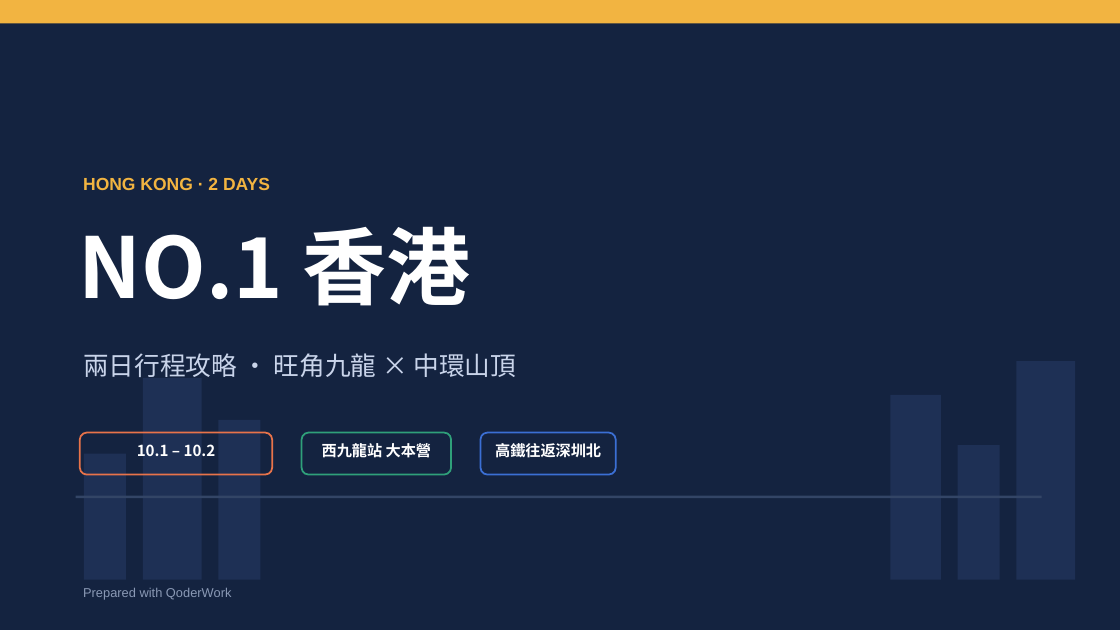
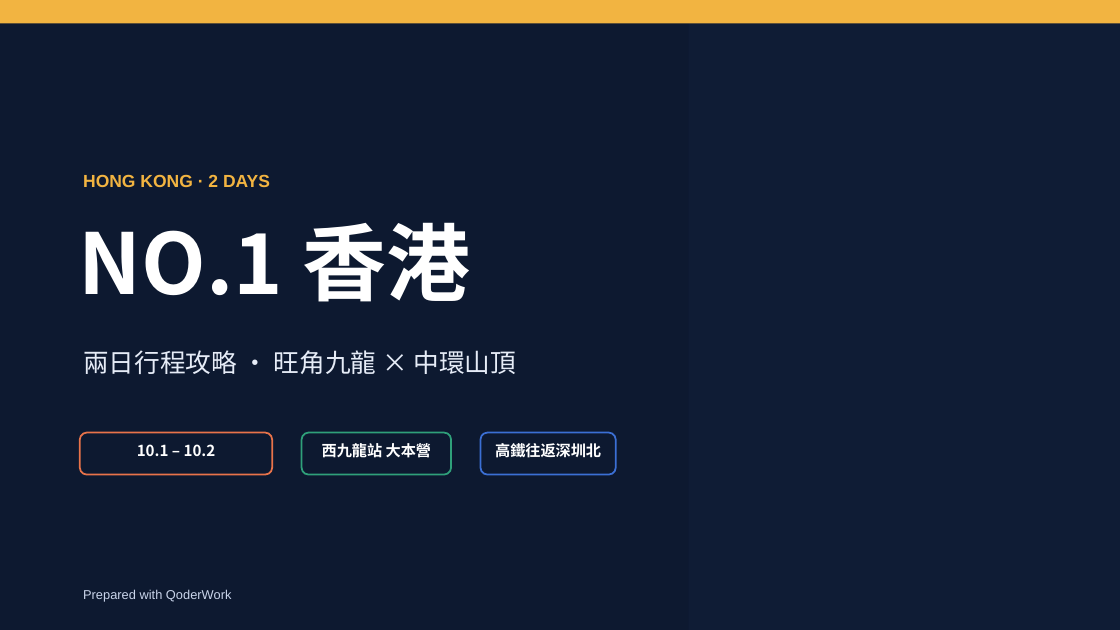
Before and after one commit to tingyuwang888/ai-workspace, a slide deck: slide 1 of 日常/2026-09-29/NO.1香港攻略_10.1-10.2.pptx. Drawn at 1120x630 pixels with LibreOffice and Linux fonts; fonts in the diff are those of the drawing; background and template pictures are left out; a plain dark background stands for a picture behind light text. Boxes give left, top, right and bottom in pixels: in the first picture for what was removed or moved away, otherwise in the second. Text is boxed around its words. In the diff, an @@ line names an element or a change of style, - is before the commit and + after.

Commit message:
[2026-09-29] 日常 - 香港攻略PPT封面改维港夜景照片背景

```diff
--- a/日常/2026-09-29/NO.1香港攻略_10.1-10.2.pptx
+++ b/日常/2026-09-29/NO.1香港攻略_10.1-10.2.pptx
@@ background #FFFFFF to picture (left out) @@
@@ rectangle added at bbox=[0, 0, 1120, 630], fill #0A1428 at 42% opacity @@
@@ rectangle added at bbox=[0, 0, 689, 630], fill #0A1428 at 34% opacity @@
@@ text "NO.1 香港": place and size @@
-text "NO.1 香港" at bbox=[79, 226, 470, 306]
+text "NO.1 香港" at bbox=[79, 222, 470, 302]
@@ text "兩日行程攻略 · 旺角九龍 × 中環山頂" at bbox=[83, 350, 517, 374]: text colour #C9D4EA to #E6ECF7 @@
@@ rectangle removed at bbox=[143, 378, 202, 580] @@
@@ rectangle removed at bbox=[1017, 361, 1075, 580] @@
@@ rectangle removed at bbox=[891, 395, 941, 580] @@
@@ rectangle removed at bbox=[218, 420, 260, 580] @@
@@ rectangle removed at bbox=[958, 445, 1000, 580] @@
@@ rectangle removed at bbox=[84, 454, 126, 580] @@
@@ rectangle removed at bbox=[76, 496, 1042, 498] @@
@@ text "Prepared with QoderWork" at bbox=[83, 589, 231, 602]: text colour #8A99B5 to #C9D4EA @@
```
